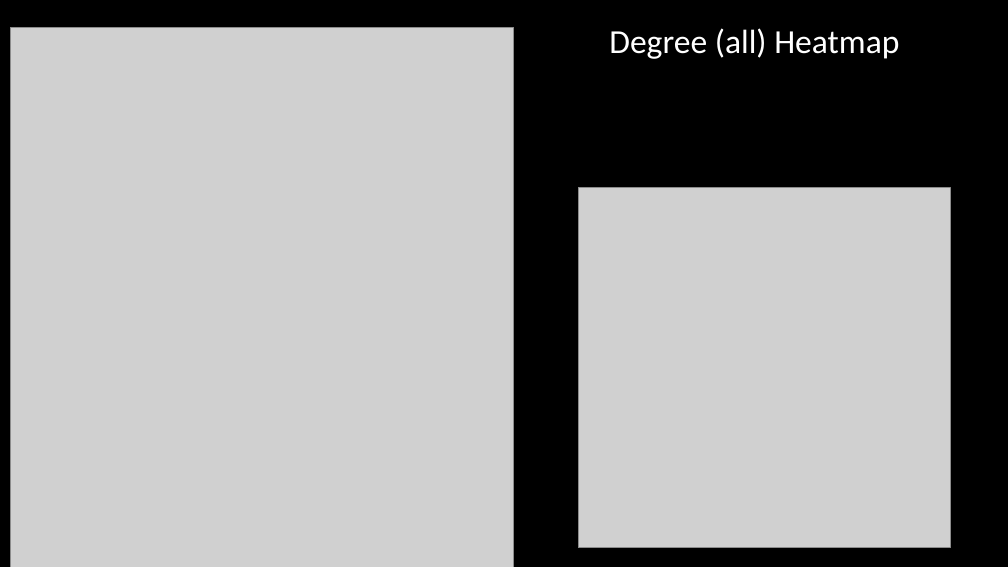
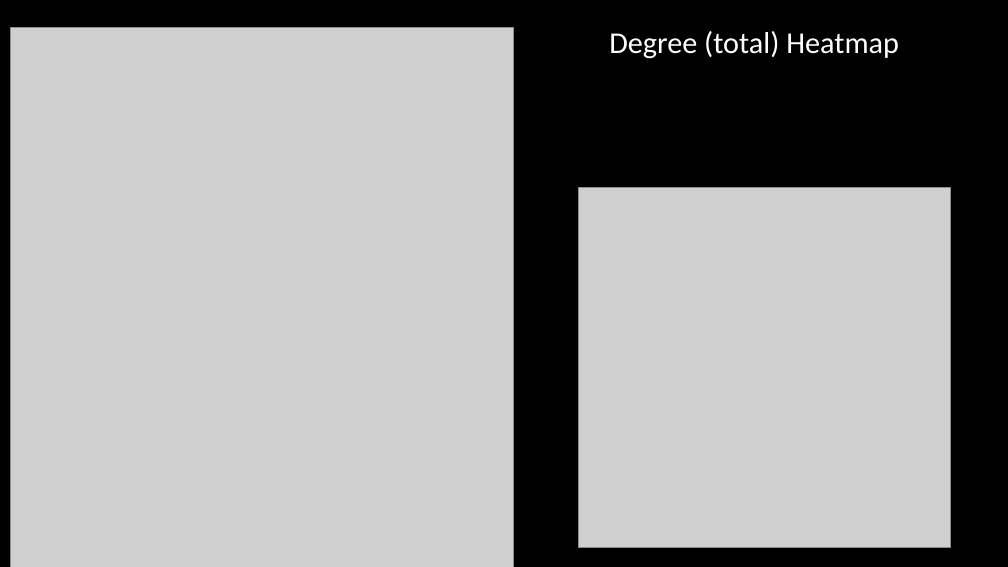
Before and after one commit to npollesch/AOPWiki, a slide deck: slide 13 of Presentations/AOPwiki_analysis.pptx. Drawn at 1008x567 pixels with LibreOffice and Linux fonts; fonts in the diff are those of the drawing; grey boxes stand for pictures. Boxes give left, top, right and bottom in pixels: in the first picture for what was removed or moved away, otherwise in the second. Text is boxed around its words. In the diff, an @@ line names an element or a change of style, - is before the commit and + after.

```diff
--- a/Presentations/AOPwiki_analysis.pptx
+++ b/Presentations/AOPwiki_analysis.pptx
@@ title at (x1=609, y1=31, x2=899, y2=59): text changed; size 32 to 28.8 pt @@
-Degree (all) Heatmap
+Degree (total) Heatmap
```
Also in this commit, not shown: 4 other slides changed, 1 slide added, 4 other files.
